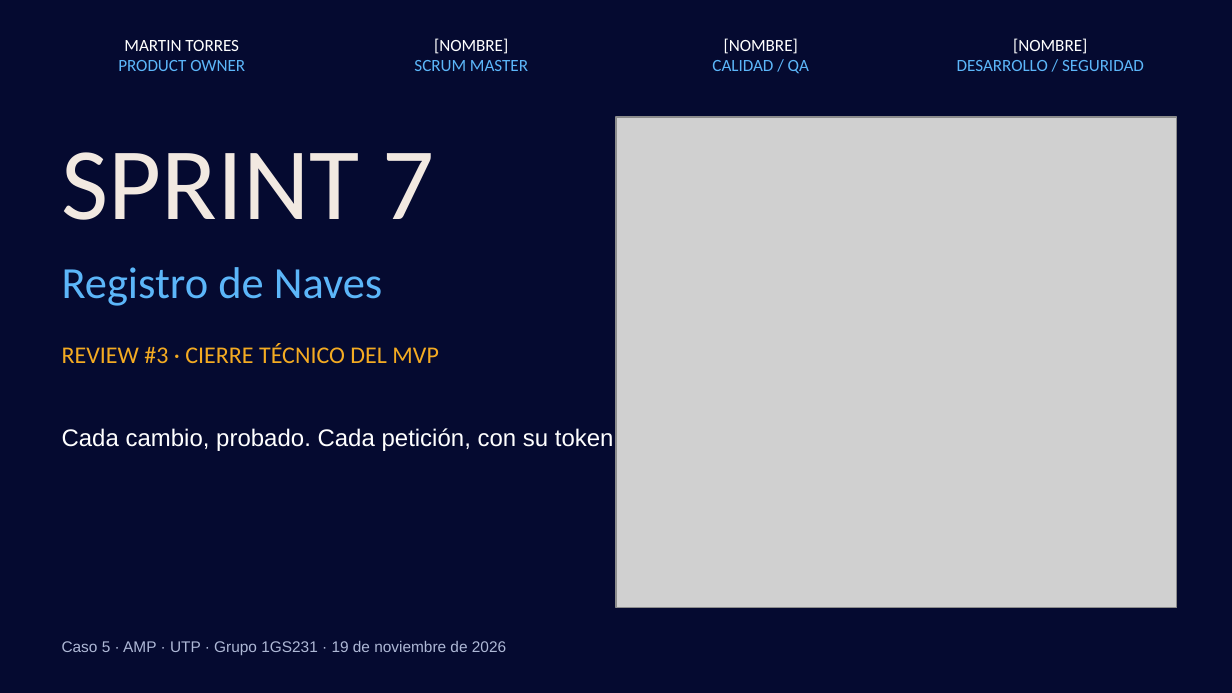
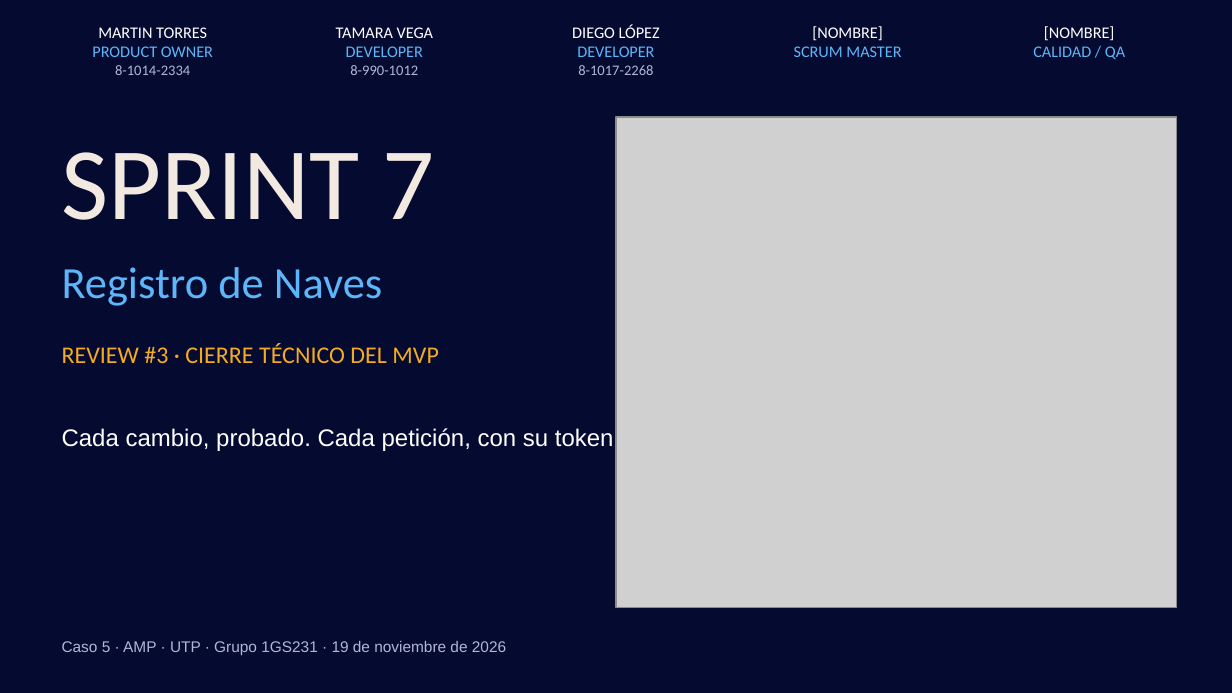
Before and after one commit to torres-martin/registro-maritimo-digital, a slide deck: slide 1 of docs/Sprint7-RegistroNaves.pptx. Drawn at 1232x693 pixels with LibreOffice and Linux fonts; fonts in the diff are those of the drawing; grey boxes stand for pictures. Boxes give left, top, right and bottom in pixels: in the first picture for what was removed or moved away, otherwise in the second. Text is boxed around its words. In the diff, an @@ line names an element or a change of style, - is before the commit and + after.

```diff
--- a/docs/Sprint7-RegistroNaves.pptx
+++ b/docs/Sprint7-RegistroNaves.pptx
@@ text "MARTIN TORRES" at <box>92,27,213,75</box>: vertical alignment middle to top @@
@@ text at <box>92,27,213,57</box>: size 10 to 9.5 pt in "MARTIN TORRES", "PRODUCT OWNER" @@
@@ text added at <box>336,27,434,75</box>, 9.5 pt, text #FFFFFF @@
+TAMARA VEGA
+DEVELOPER
+8-990-1012
@@ text added at <box>572,25,660,75</box>, 9.5 pt, text #AEB8D6 @@
+DIEGO LÓPEZ
+DEVELOPER
+8-1017-2268
@@ text "[NOMBRE]": place and size @@
-text "[NOMBRE]" at <box>414,38,528,71</box>
+text "[NOMBRE]" at <box>794,26,901,57</box>
@@ text "[NOMBRE]" at <box>794,26,901,57</box>: size 10 to 9.5 pt; vertical alignment middle to top @@
@@ text "[NOMBRE]" at <box>1033,26,1125,59</box>: size 10 to 9.5 pt; vertical alignment middle to top @@
@@ text "[NOMBRE]": place and size @@
-text "[NOMBRE]" at <box>712,38,809,74</box>
+text "[NOMBRE]" at <box>1033,26,1125,59</box>
@@ text removed at <box>957,38,1144,71</box> @@
-[NOMBRE]
-DESARROLLO / SEGURIDAD
@@ text at <box>115,65,190,75</box>: paragraph added @@
+8-1014-2334
```
Also in this commit, not shown: 5 other slides changed, 5 slides added, 3 other files.
